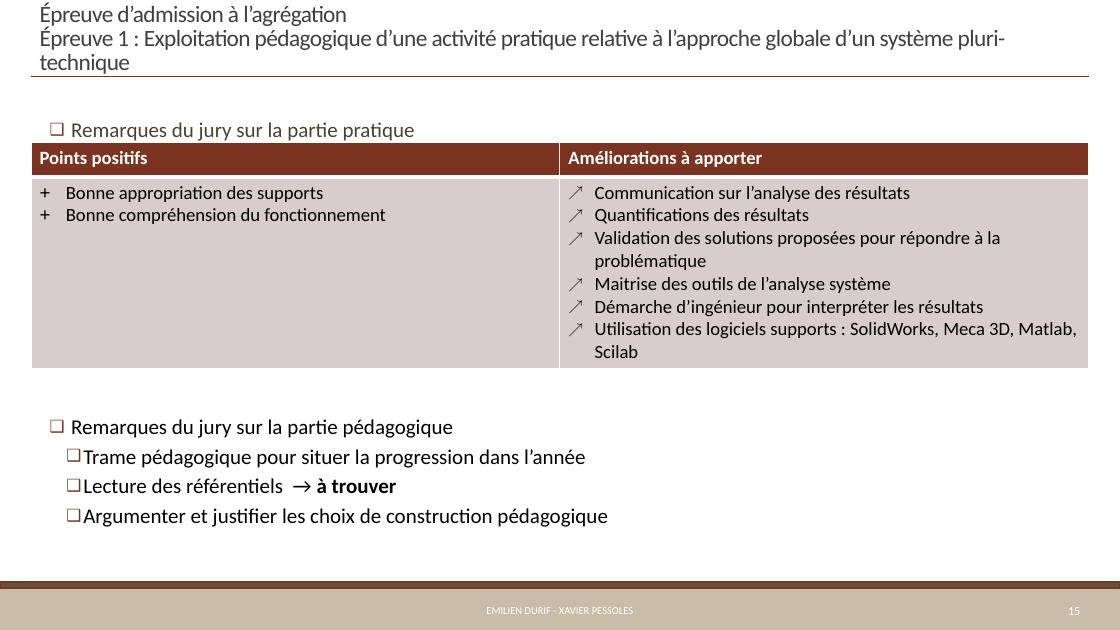
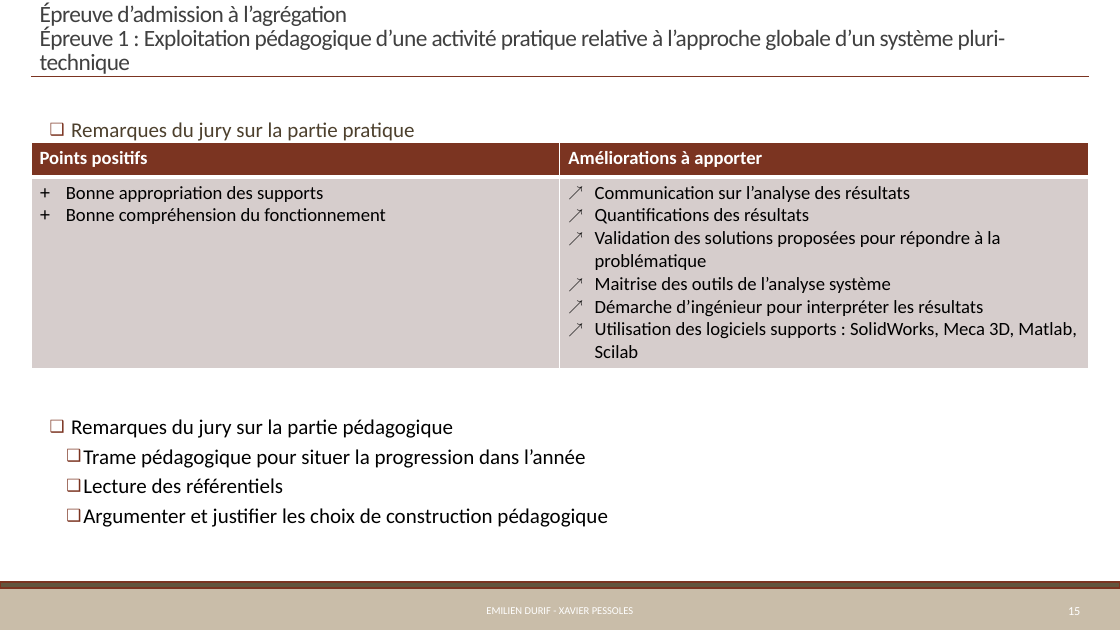
Before and after one commit to xpessoles/Preparation_Agregation, a slide deck: slide 15 of Cours/01_PresentationEpreuves.pptx. Drawn at 1120x630 pixels with LibreOffice and Linux fonts; fonts in the diff are those of the drawing. Boxes give left, top, right and bottom in pixels: in the first picture for what was removed or moved away, otherwise in the second. Text is boxed around its words. In the diff, an @@ line names an element or a change of style, - is before the commit and + after.

```diff
--- a/Cours/01_PresentationEpreuves.pptx
+++ b/Cours/01_PresentationEpreuves.pptx
@@ text at <box>83,478,283,493</box>: text changed @@
-    ❑ Lecture des référentiels → à trouver
+    ❑ Lecture des référentiels
```
Also in this commit, not shown: 1 other slide changed.
